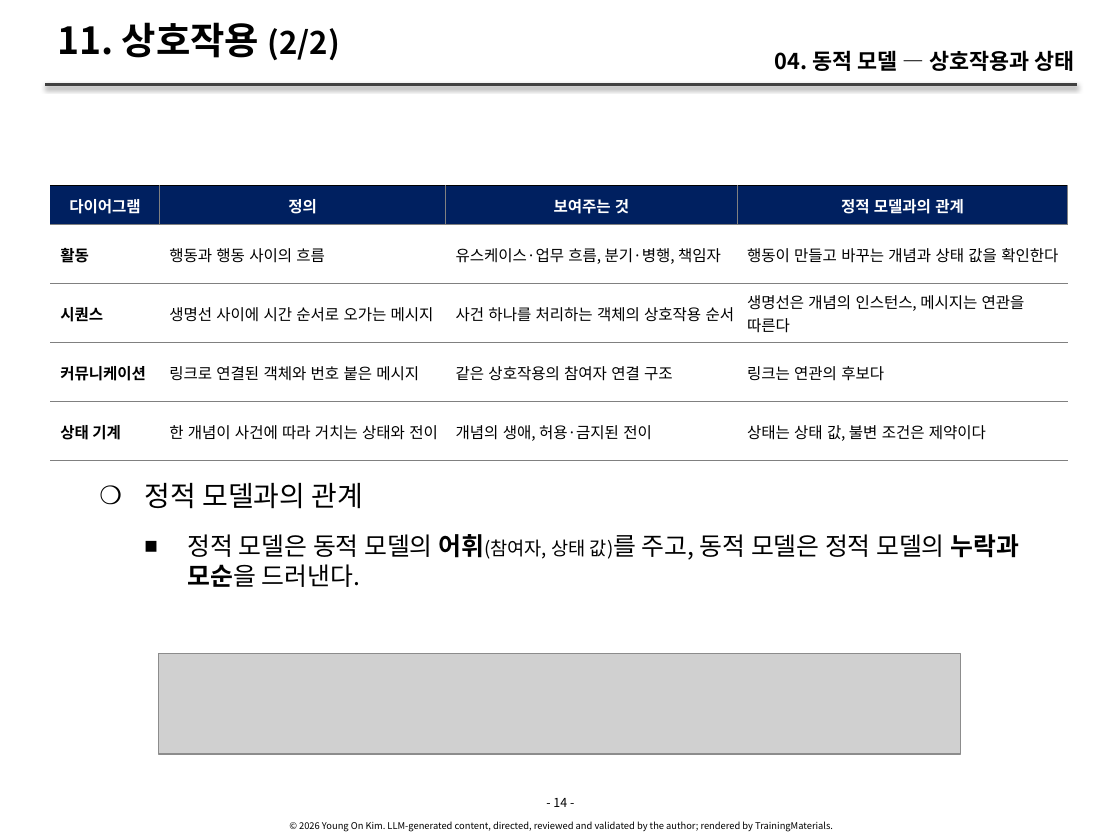
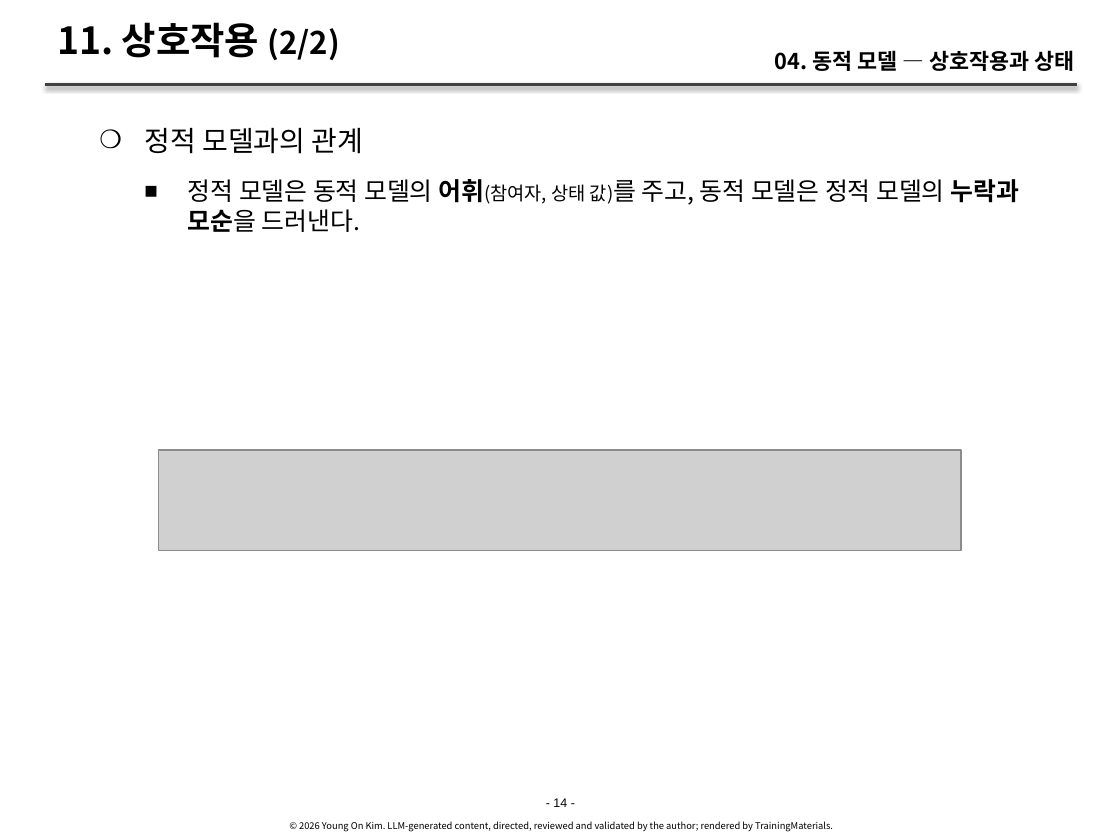
Before and after one commit to YoungSan77/TrainingMaterials, a slide deck: slide 14 of courses/ooad/sessions/s04.pptx. Drawn at 1120x840 pixels with LibreOffice and Linux fonts; fonts in the diff are those of the drawing; grey boxes stand for pictures. Boxes give left, top, right and bottom in pixels: in the first picture for what was removed or moved away, otherwise in the second. Text is boxed around its words. In the diff, an @@ line names an element or a change of style, - is before the commit and + after.

```diff
--- a/courses/ooad/sessions/s04.pptx
+++ b/courses/ooad/sessions/s04.pptx
@@ text "정적 모델과의 관계": place and size @@
-text "정적 모델과의 관계" at [144,483,1019,587]
+text "정적 모델과의 관계" at [144,128,1019,232]
@@ table removed at [50,186,1067,661], 5 rows, 4 columns @@
-다이어그램 | 정의 | 보여주는 것 | 정적 모델과의 관계
-활동 | 행동과 행동 사이의 흐름 | 유스케이스·업무 흐름, 분기·병행, 책임자 | 행동이 만들고 바꾸는 개념과 상태 값을 확인한다
-시퀀스 | 생명선 사이에 시간 순서로 오가는 메시지 | 사건 하나를 처리하는 객체의 상호작용 순서 | 생명선은 개념의 인스턴스, 메시지는 연관을 따른다
-커뮤니케이션 | 링크로 연결된 객체와 번호 붙은 메시지 | 같은 상호작용의 참여자 연결 구조 | 링크는 연관의 후보다
-상태 기계 | 한 개념이 사건에 따라 거치는 상태와 전이 | 개념의 생애, 허용·금지된 전이 | 상태는 상태 값, 불변 조건은 제약이다
@@ picture: place and size @@
-picture at [158,654,960,755]
+picture at [159,450,961,551]
@@ text "- 14 -" at [553,798,567,807]: font Noto Sans CJK KR to Arial; less space between paragraphs @@
```
Also in this commit, not shown: 3 other slides changed, 14 other files.
